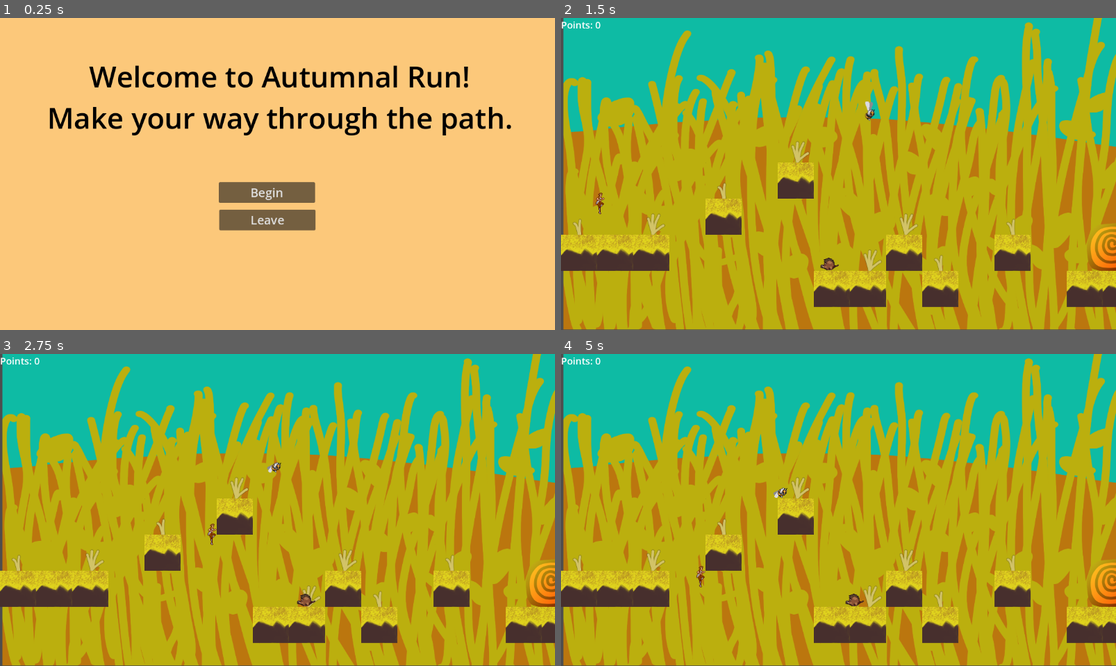
Above: before the commit, frames 1-4 (two rows, left to right).
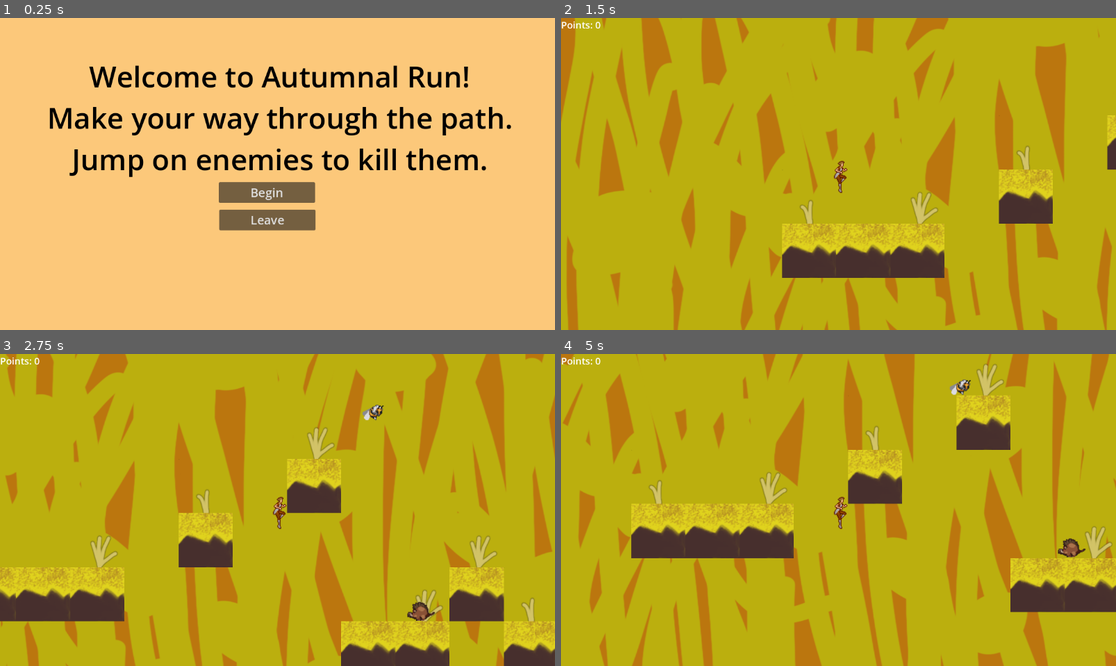
Above: after the commit, the same moments.

Repository: SkyeM33/2D-Platformer
Game: Godot game, scene res://game.tscn
The game is run twice, just before and just after one commit, with the same random seed, the same clock (stepped at 60 frames per second) and the same inputs.
Inputs:
- Up to frame 1 (0.25 s): no input
- Up to frame 2 (1.5 s): click "Begin" at 0.5 s; hold D (Right) from 1.28 s (still down); tap Space (Jump) at 1.35 s
- Up to frame 3 (2.75 s): keep holding D (Right); tap Space (Jump) at 1.52, 1.82, 2.1, 2.27, 2.57 s
- Up to frame 4 (5 s): release D (Right) at 2.78 s; hold A (Left) 2.78-3.53 s; tap Space (Jump) at 2.85, 3.6, 3.77, 4.07, 4.35, 4.52, 4.82 s; hold D (Right) from 3.53 s (still down)

The runs differ from the first frame. In frame 1, 1.9% of the frame differs, in the area x 12-88%, y 41-52%; in frame 2, 53%; in frame 3, 55%; in frame 4, 56%, in the area x 0-100%, y 0-100%.

Commit message:
Finished up

Diff:
--- a/Levels/level_2.tscn
+++ b/Levels/level_2.tscn
@@ -188,8 +188,8 @@
 [node name="Game" type="Node2D"]
 
 [node name="Background" type="Sprite2D" parent="."]
-position = Vector2(580, 319)
-scale = Vector2(0.547619, 0.437333)
+position = Vector2(667, 290)
+scale = Vector2(0.980952, 0.726667)
 texture = ExtResource("1_i3g7d")
 
 [node name="Platform" type="TileMap" parent="."]
@@ -214,6 +214,9 @@
 [node name="CollisionShape2D" type="CollisionShape2D" parent="Player"]
 position = Vector2(2, 4)
 shape = SubResource("RectangleShape2D_eykre")
+
+[node name="Camera2D" type="Camera2D" parent="Player"]
+zoom = Vector2(1.5, 1.5)
 
 [node name="To_3" type="Area2D" parent="."]
 position = Vector2(1139, 475)
--- a/Levels/level_3.tscn
+++ b/Levels/level_3.tscn
@@ -182,8 +182,8 @@
 [node name="Game" type="Node2D"]
 
 [node name="Background" type="Sprite2D" parent="."]
-position = Vector2(580, 330)
-scale = Vector2(0.551429, 0.436)
+position = Vector2(532.5, 329)
+scale = Vector2(0.86619, 0.789333)
 texture = ExtResource("1_rahe8")
 
 [node name="Platform" type="TileMap" parent="."]
@@ -220,6 +220,9 @@
 [node name="CollisionShape2D" type="CollisionShape2D" parent="Player"]
 position = Vector2(2, 4)
 shape = SubResource("RectangleShape2D_e532q")
+
+[node name="Camera2D" type="Camera2D" parent="Player"]
+zoom = Vector2(1.5, 1.5)
 
 [node name="L3Boar" parent="." instance=ExtResource("7_1ykrn")]
 position = Vector2(880, 585)
--- a/Levels/level_4.tscn
+++ b/Levels/level_4.tscn
@@ -181,6 +181,9 @@
 position = Vector2(2, 4)
 shape = SubResource("RectangleShape2D_t1tw2")
 
+[node name="Camera2D" type="Camera2D" parent="Player"]
+zoom = Vector2(1.5, 1.5)
+
 [node name="Platform" type="TileMap" parent="."]
 tile_set = SubResource("TileSet_c1mrp")
 format = 2
--- a/UI/main_menu.tscn
+++ b/UI/main_menu.tscn
@@ -22,7 +22,8 @@
 theme_override_colors/font_color = Color(0, 0, 0, 1)
 theme_override_font_sizes/font_size = 60
 text = "Welcome to Autumnal Run!
-Make your way through the path."
+Make your way through the path.
+Jump on enemies to kill them."
 horizontal_alignment = 1
 
 [node name="Start" type="Button" parent="."]
